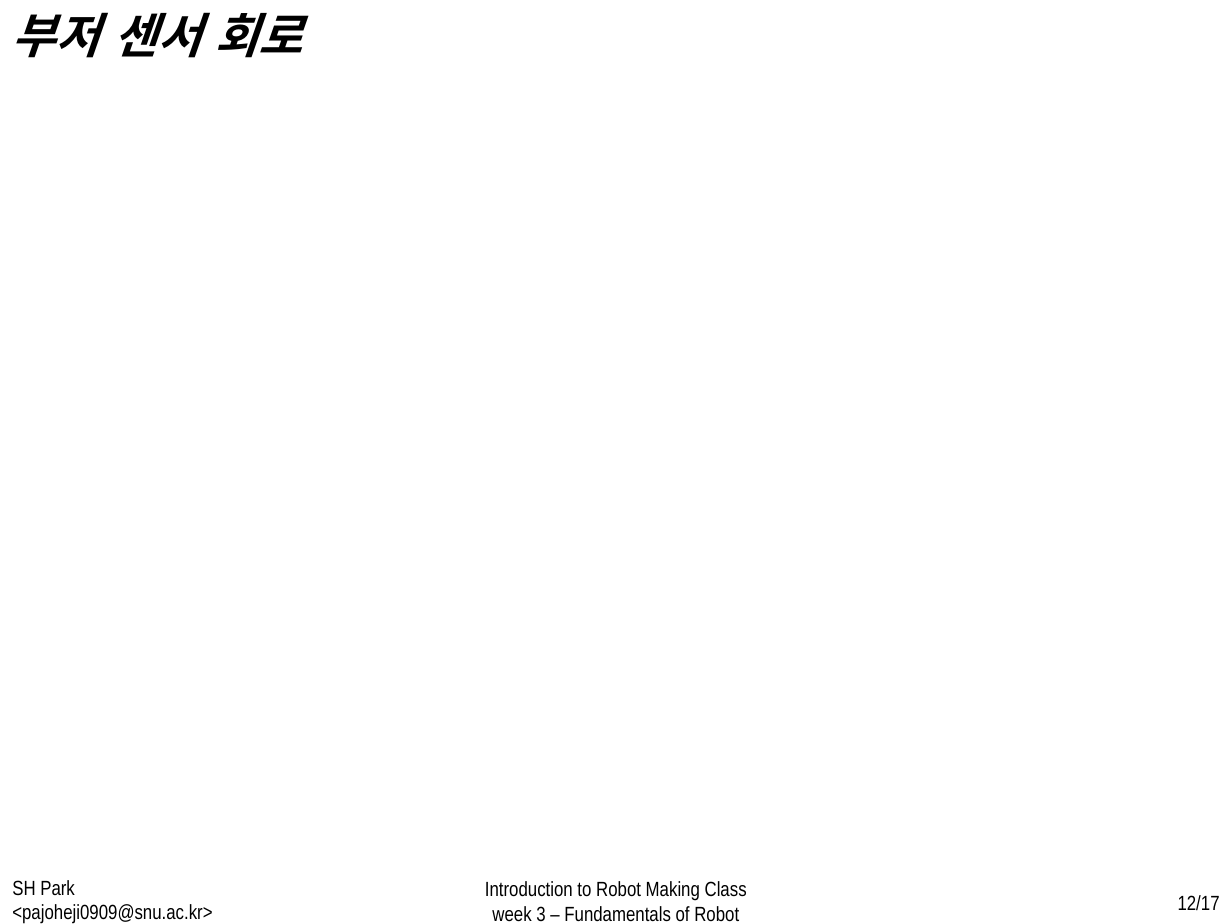
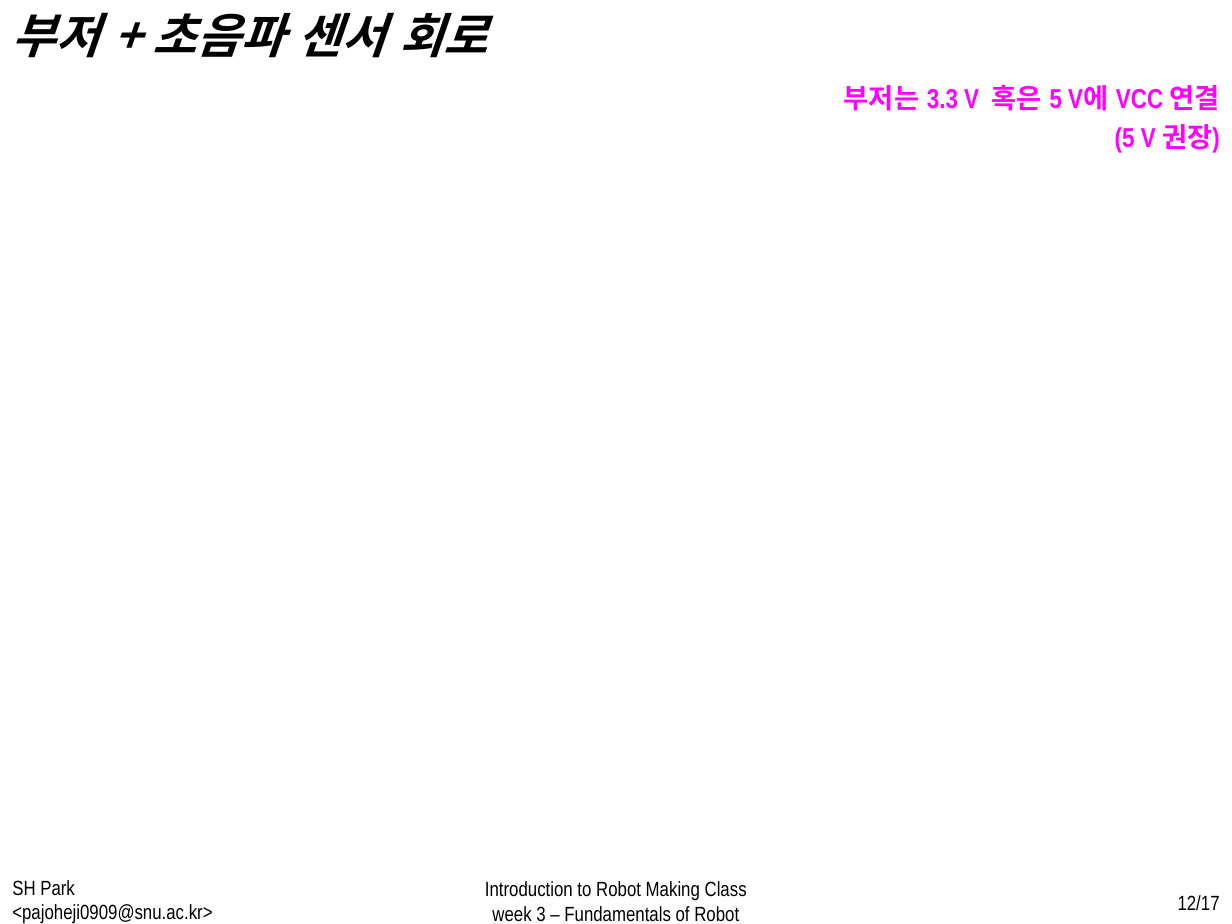
Before and after one commit to WhenTheyCry96/RobotTutorial, a slide deck: slide 12 of PPT/week3.pptx. Drawn at 1232x924 pixels with LibreOffice and Linux fonts; fonts in the diff are those of the drawing; background and template pictures are left out. Boxes give left, top, right and bottom in pixels: in the first picture for what was removed or moved away, otherwise in the second. Text is boxed around its words. In the diff, an @@ line names an element or a change of style, - is before the commit and + after.

```diff
--- a/PPT/week3.pptx
+++ b/PPT/week3.pptx
@@ text at [12, 13, 487, 58]: text changed @@
-부저 센서 회로
+부저 + 초음파 센서 회로
@@ text added at [844, 85, 1220, 153], 16 pt, text #FF00FF, bold @@
+부저는 3.3 V 혹은 5 V에 VCC 연결
+(5 V 권장)
```
Also in this commit, not shown: 3 other slides changed, 2 other files.
